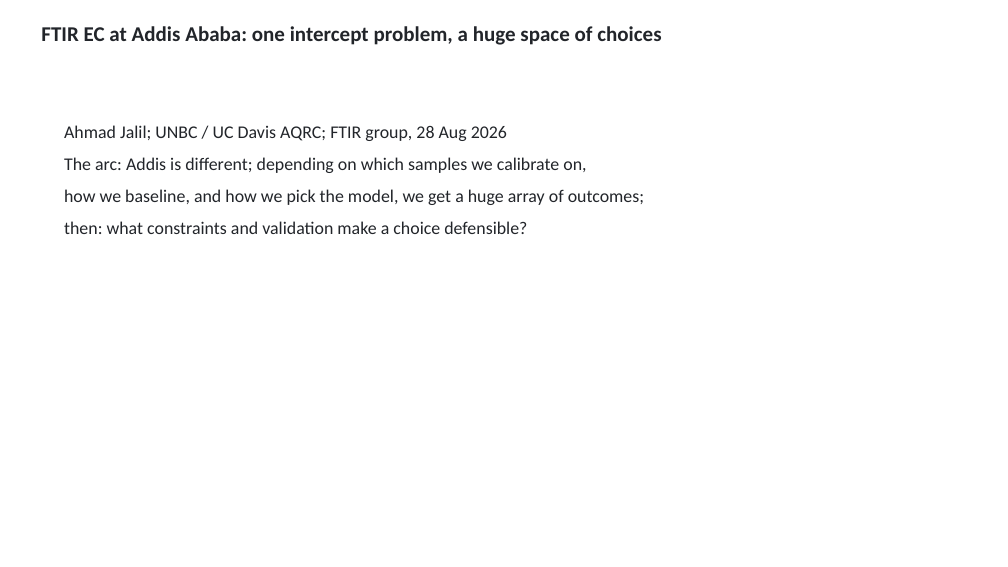
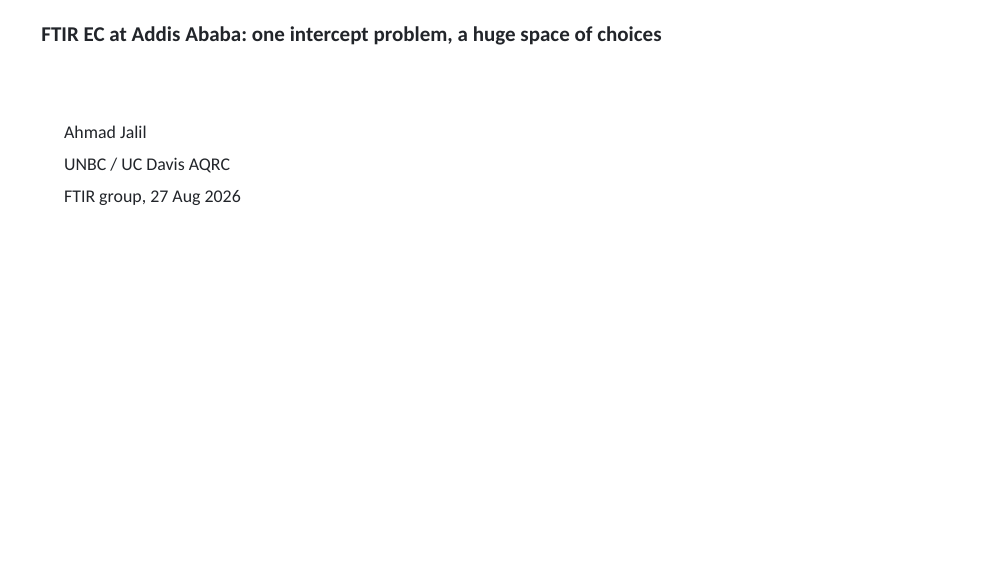
Before and after one commit to ahzs645/aethmodular, a slide deck: slide 1 of deliverables/ftir_group_2026-08-27/ftir_group_2026-08-27.pptx. Drawn at 1008x567 pixels with LibreOffice and Linux fonts; fonts in the diff are those of the drawing. Boxes give left, top, right and bottom in pixels: in the first picture for what was removed or moved away, otherwise in the second. Text is boxed around its words. In the diff, an @@ line names an element or a change of style, - is before the commit and + after.

```diff
--- a/deliverables/ftir_group_2026-08-27/ftir_group_2026-08-27.pptx
+++ b/deliverables/ftir_group_2026-08-27/ftir_group_2026-08-27.pptx
@@ text at [64, 125, 241, 205]: text changed @@
-Ahmad Jalil; UNBC / UC Davis AQRC; FTIR group, 28 Aug 2026
-The arc: Addis is different; depending on which samples we calibrate on,
-how we baseline, and how we pick the model, we get a huge array of outcomes;
-then: what constraints and validation make a choice defensible?
+Ahmad Jalil
+UNBC / UC Davis AQRC
+FTIR group, 27 Aug 2026
```
Also in this commit, not shown: 2 other files.
